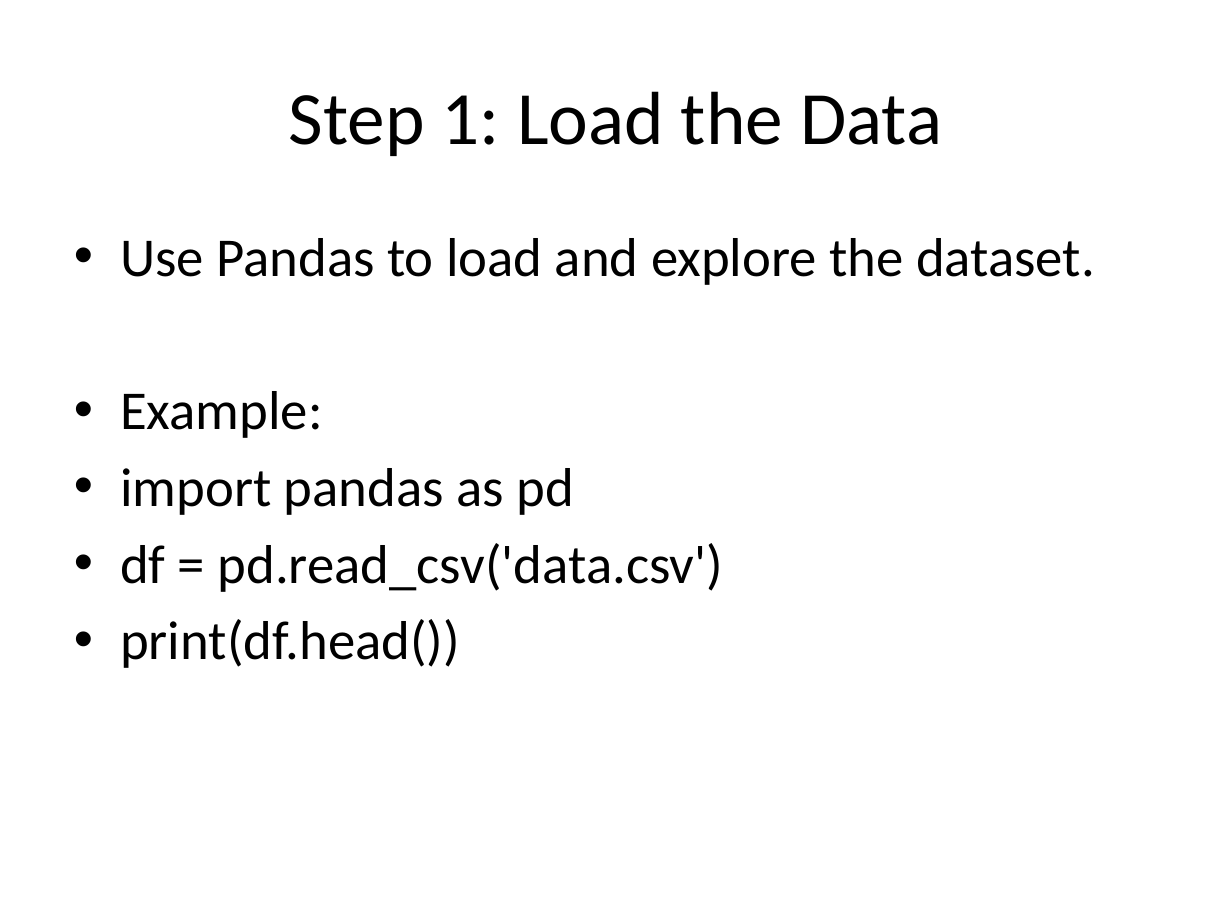
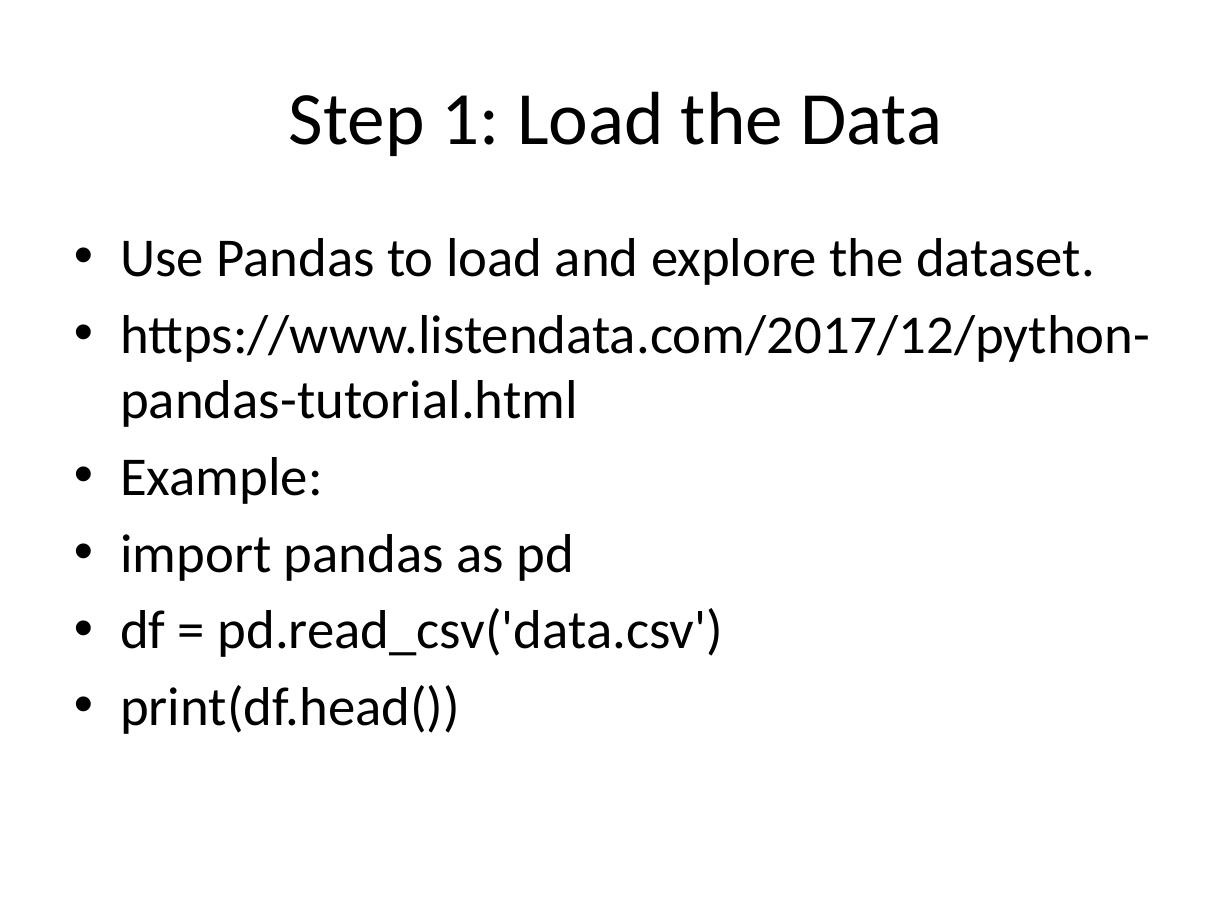
Before and after one commit to raghuprasadks/exploratorydataanalysis-feb-2025, a slide deck: slide 3 of presentation/2-EDA_StepByStepGuide.pptx. Drawn at 1232x924 pixels with LibreOffice and Linux fonts; fonts in the diff are those of the drawing. Boxes give left, top, right and bottom in pixels: in the first picture for what was removed or moved away, otherwise in the second. Text is boxed around its words. In the diff, an @@ line names an element or a change of style, - is before the commit and + after.

```diff
--- a/presentation/2-EDA_StepByStepGuide.pptx
+++ b/presentation/2-EDA_StepByStepGuide.pptx
@@ text at [120, 315, 1150, 427]: paragraph added @@
+• https://www.listendata.com/2017/12/python-pandas-tutorial.html
```
Also in this commit, not shown: 1 other slide changed, 8 other files.
